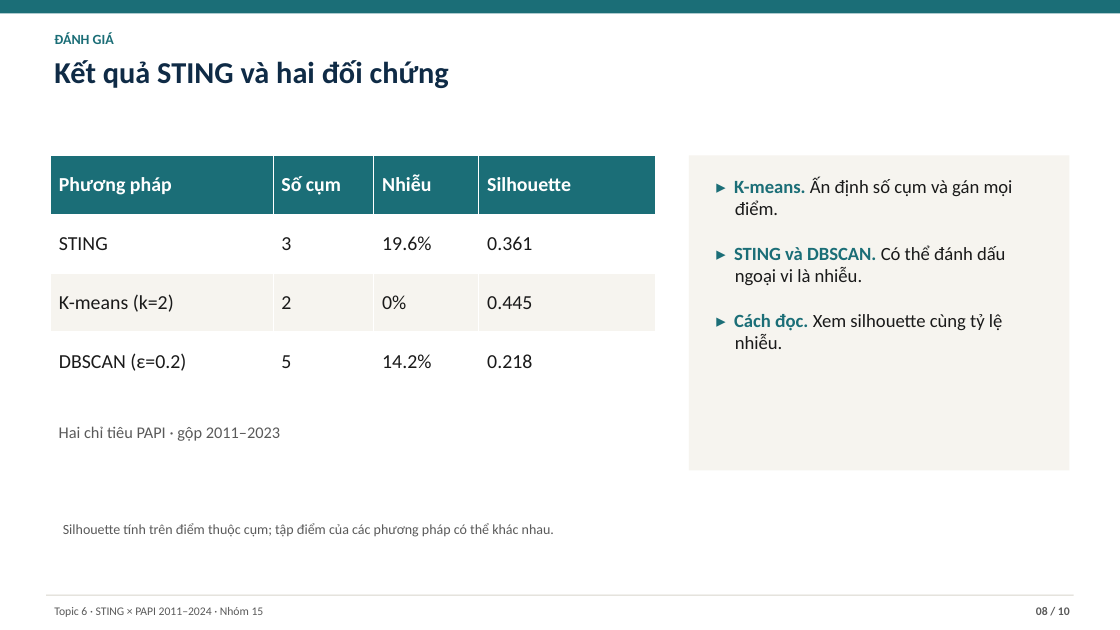
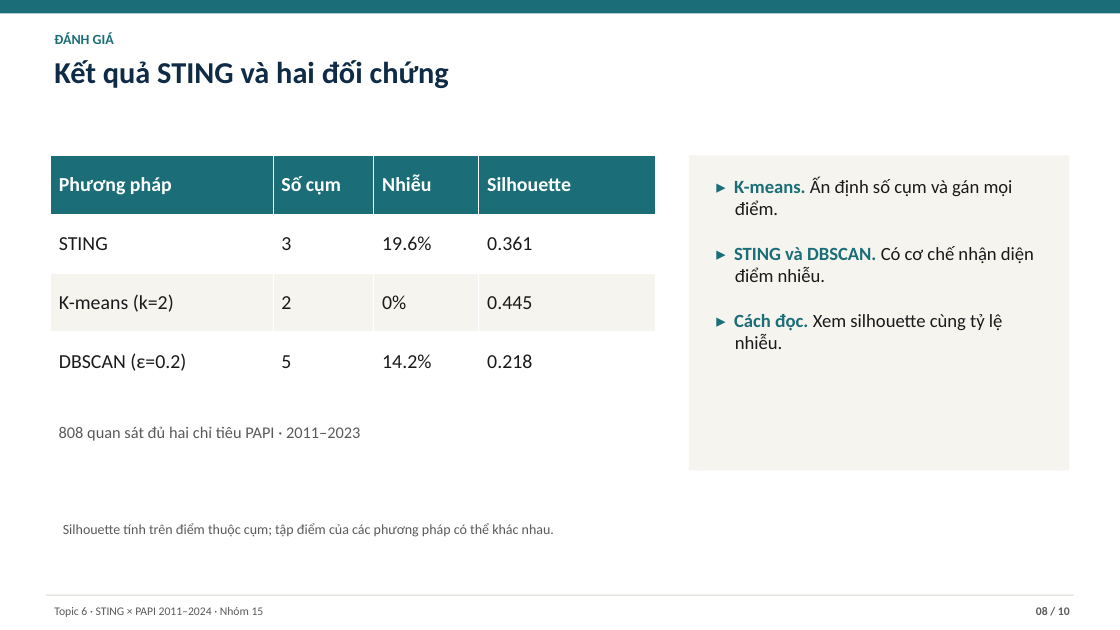
Before and after one commit to JasonTM17/Grid_Based_Sociology, a slide deck: slide 8 of slides/submission.pptx. Drawn at 1120x630 pixels with LibreOffice and Linux fonts; fonts in the diff are those of the drawing. Boxes give left, top, right and bottom in pixels: in the first picture for what was removed or moved away, otherwise in the second. Text is boxed around its words. In the diff, an @@ line names an element or a change of style, - is before the commit and + after.

```diff
--- a/slides/submission.pptx
+++ b/slides/submission.pptx
@@ text at (x1=734, y1=246, x2=1034, y2=282): text changed @@
-▸ STING và DBSCAN. Có thể đánh dấu ngoại vi là nhiễu.
+▸ STING và DBSCAN. Có cơ chế nhận diện điểm nhiễu.
@@ text at (x1=59, y1=426, x2=360, y2=441): text changed @@
-Hai chỉ tiêu PAPI · gộp 2011–2023
+808 quan sát đủ hai chỉ tiêu PAPI · 2011–2023
```
Also in this commit, not shown: 7 other slides changed, 33 other files.
